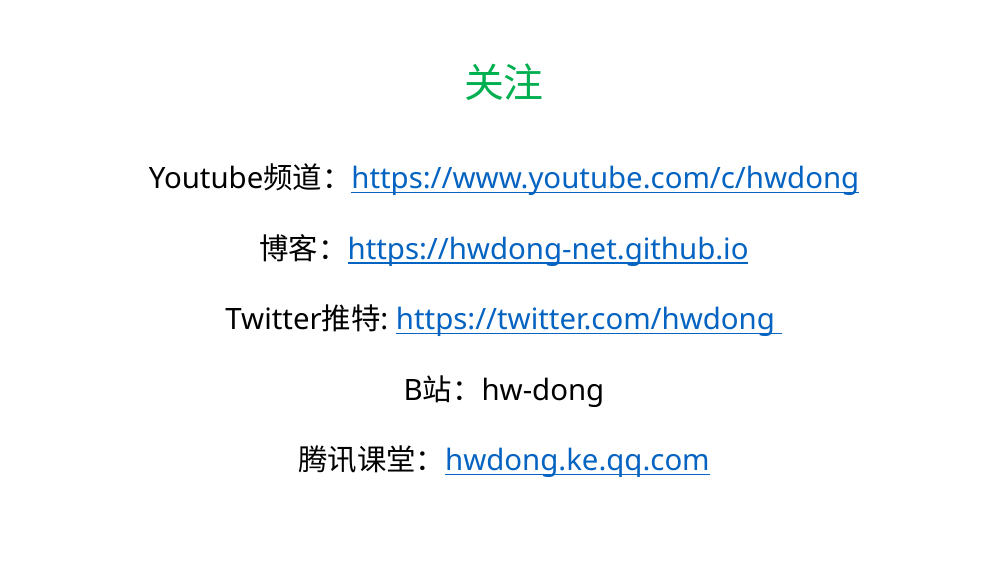
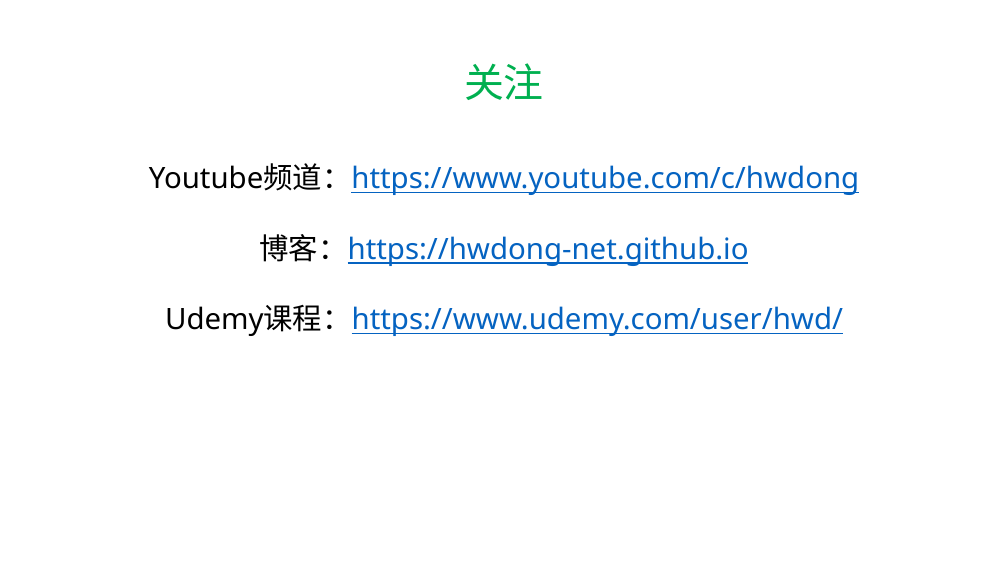
Before and after one commit to hwdong-net/cplusplus17, a slide deck: slide 92 of ppt/第7章 类和对象.pptx (slide 103 before the commit). Drawn at 1008x567 pixels with LibreOffice and Linux fonts; fonts in the diff are those of the drawing. Boxes give left, top, right and bottom in pixels: in the first picture for what was removed or moved away, otherwise in the second. Text is boxed around its words. In the diff, an @@ line names an element or a change of style, - is before the commit and + after.

```diff
--- a/ppt/第7章 类和对象.pptx
+++ b/ppt/第7章 类和对象.pptx
@@ text at <box>165,305,843,336</box>: text changed @@
-Twitter推特: https://twitter.com/hwdong
-B站：hw-dong
-腾讯课堂：hwdong.ke.qq.com
+Udemy课程：https://www.udemy.com/user/hwd/
```
Also in this commit, not shown: 10 other slides changed, 4 slides added, 15 slides removed.
